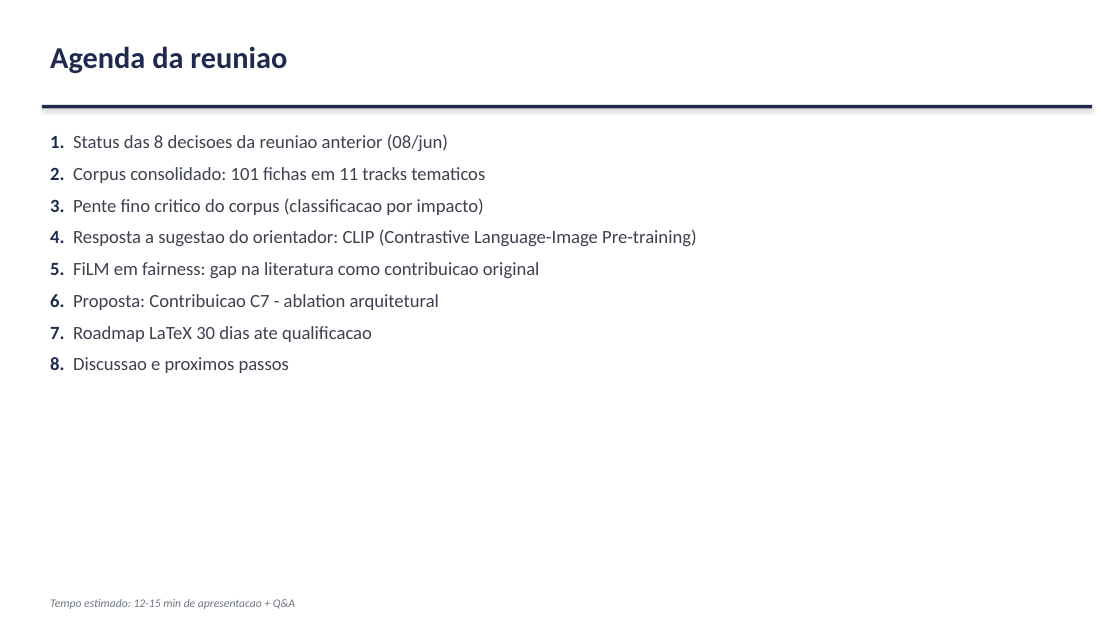
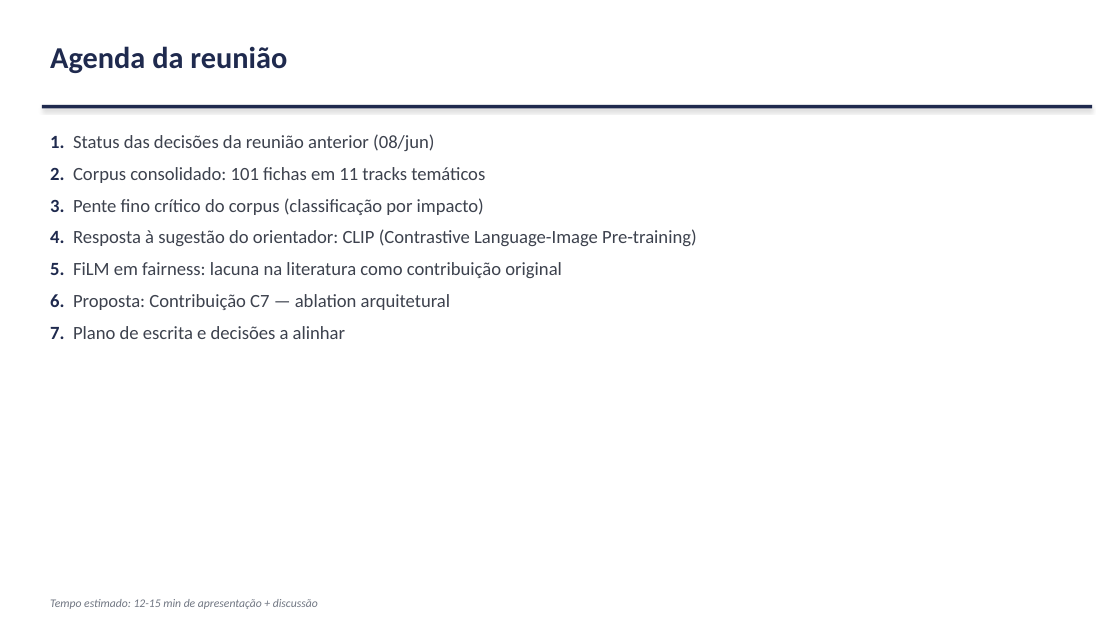
Before and after one commit to marcellozzetti/Facial-Recognition-Models-Mitigating-Bias, a slide deck: slide 2 of docs/ativo/material_reuniao_orientador_2026-06-15.pptx. Drawn at 1120x630 pixels with LibreOffice and Linux fonts; fonts in the diff are those of the drawing. Boxes give left, top, right and bottom in pixels: in the first picture for what was removed or moved away, otherwise in the second. Text is boxed around its words. In the diff, an @@ line names an element or a change of style, - is before the commit and + after.

```diff
--- a/docs/ativo/material_reuniao_orientador_2026-06-15.pptx
+++ b/docs/ativo/material_reuniao_orientador_2026-06-15.pptx
@@ text at bbox=[50, 46, 287, 73]: text changed @@
-Agenda da reuniao
+Agenda da reunião
@@ text at bbox=[50, 134, 697, 339]: text changed @@
-1. Status das 8 decisoes da reuniao anterior (08/jun)
-2. Corpus consolidado: 101 fichas em 11 tracks tematicos
-3. Pente fino critico do corpus (classificacao por impacto)
-4. Resposta a sugestao do orientador: CLIP (Contrastive Language-Image Pre-training)
-5. FiLM em fairness: gap na literatura como contribuicao original
-6. Proposta: Contribuicao C7 - ablation arquitetural
-7. Roadmap LaTeX 30 dias ate qualificacao
-8. Discussao e proximos passos
+1. Status das decisões da reunião anterior (08/jun)
+2. Corpus consolidado: 101 fichas em 11 tracks temáticos
+3. Pente fino crítico do corpus (classificação por impacto)
+4. Resposta à sugestão do orientador: CLIP (Contrastive Language-Image Pre-training)
+5. FiLM em fairness: lacuna na literatura como contribuição original
+6. Proposta: Contribuição C7 — ablation arquitetural
+7. Plano de escrita e decisões a alinhar
@@ text at bbox=[50, 599, 318, 609]: text changed @@
-Tempo estimado: 12-15 min de apresentacao + Q&A
+Tempo estimado: 12-15 min de apresentação + discussão
```
Also in this commit, not shown: 21 other slides changed, 1 slide added, 2 slides removed, 1 other file.
